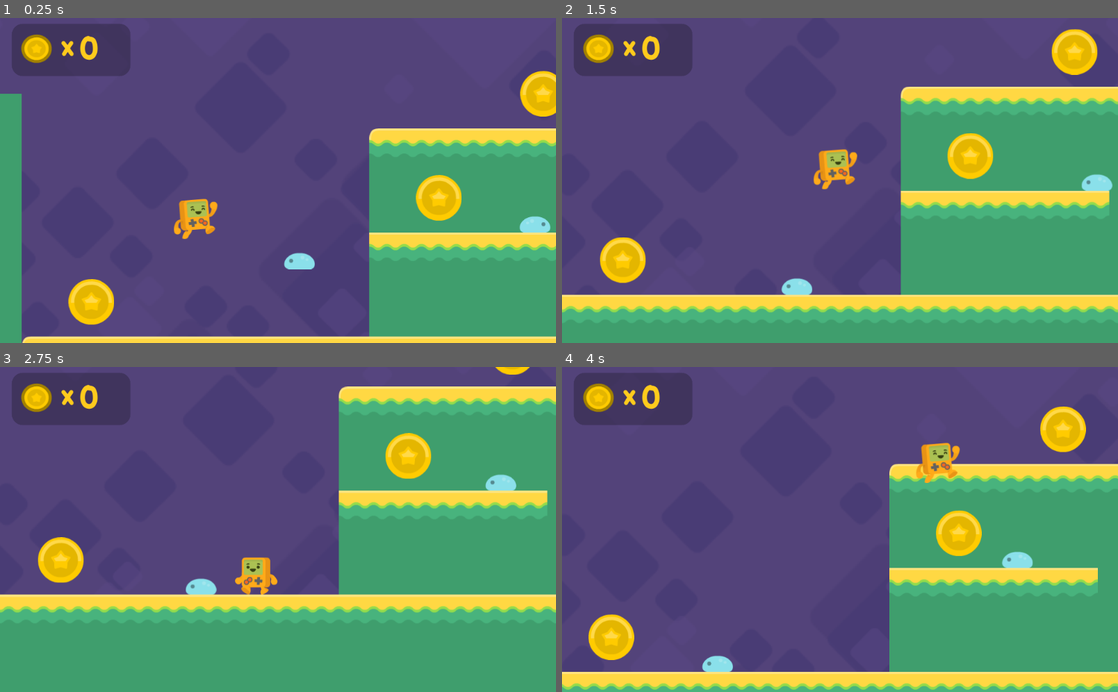
Above: before the commit, frames 1-4 (two rows, left to right).
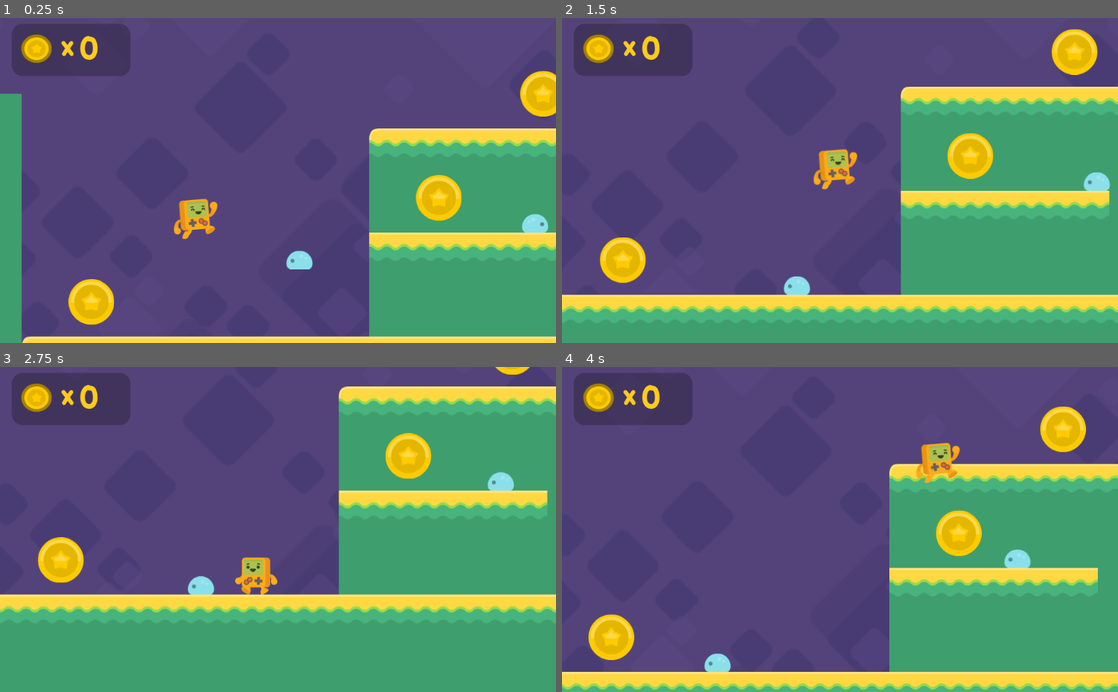
Above: after the commit, the same moments.

Repository: Manik5/2D-Platform
Game: Godot game, scene res://Level1.tscn
Same seed, same stepped clock (60 frames per second), same inputs: the game is played once before the commit and once after it.
Inputs:
- Up to frame 1 (0.25 s): no input
- Up to frame 2 (1.5 s): hold Right (right) from 0.53 s (still down); tap Space (jump) at 0.77 s
- Up to frame 3 (2.75 s): tap Space (jump) at 1.52 s; release Right (right) at 2.03 s; hold Left (left) from 2.03 s (still down)
- Up to frame 4 (4 s): release Left (left) at 2.78 s; hold Right (right) from 2.78 s (still down); tap Space (jump) at 3.02, 3.77 s

The runs differ from the first frame. In frame 1, 0.1% of the frame differs, in the area x 51-99%, y 60-78%; in frame 2, 0.1%; in frame 3, 0.1%, in the area x 33-93%, y 32-71%; in frame 4, 0.1%.

Commit message:
enemies interaction

Diff:
--- a/enemy.gd
+++ b/enemy.gd
@@ -32,3 +32,16 @@
 	set_collision_mask_bit(0, false)
 	$top_checker.set_collision_layer_bit(4, false)
 	$top_checker.set_collision_mask_bit(0, false)
+	$sides_checker.set_collision_layer_bit(4, false)
+	$sides_checker.set_collision_mask_bit(0, false)
+	$Timer.start()
+	body.bounce()
+
+
+func _on_sides_checker_body_entered(body):
+	print("ouch!")
+	get_tree().change_scene("res://Level1.tscn")
+
+
+func _on_Timer_timeout():
+	queue_free()
--- a/enemy.tscn
+++ b/enemy.tscn
@@ -24,6 +24,9 @@
 [sub_resource type="RectangleShape2D" id=3]
 extents = Vector2( 15.7963, 3.32678 )
 
+[sub_resource type="RectangleShape2D" id=4]
+extents = Vector2( 26.5524, 10.8394 )
+
 [node name="enemy" type="KinematicBody2D"]
 collision_layer = 16
 collision_mask = 35
@@ -33,7 +36,6 @@
 position = Vector2( 3.05176e-05, 0 )
 frames = SubResource( 1 )
 animation = "crawl"
-frame = 1
 playing = true
 
 [node name="CollisionShape2D" type="CollisionShape2D" parent="."]
@@ -54,4 +56,18 @@
 [node name="CollisionShape2D" type="CollisionShape2D" parent="top_checker"]
 position = Vector2( 0.140312, -13.7502 )
 shape = SubResource( 3 )
+
+[node name="sides_checker" type="Area2D" parent="."]
+collision_layer = 2147483648
+collision_mask = 33
+
+[node name="CollisionShape2D" type="CollisionShape2D" parent="sides_checker"]
+position = Vector2( 0, 3.50769 )
+shape = SubResource( 4 )
+
+[node name="Timer" type="Timer" parent="."]
+wait_time = 0.5
+one_shot = true
 [connection signal="body_entered" from="top_checker" to="." method="_on_top_checker_body_entered"]
+[connection signal="body_entered" from="sides_checker" to="." method="_on_sides_checker_body_entered"]
+[connection signal="timeout" from="Timer" to="." method="_on_Timer_timeout"]
--- a/steve.gd
+++ b/steve.gd
@@ -36,5 +36,5 @@
 func _on_fallzone_body_entered(body):
 	get_tree().change_scene("res://Level1.tscn")
 
-func add_coin():
-	coins = coins + 1
+func bounce():
+	velocity.y = JUMPFORCE * 0.7
Not shown: 1 places in enemy.tscn that only renumber resources
